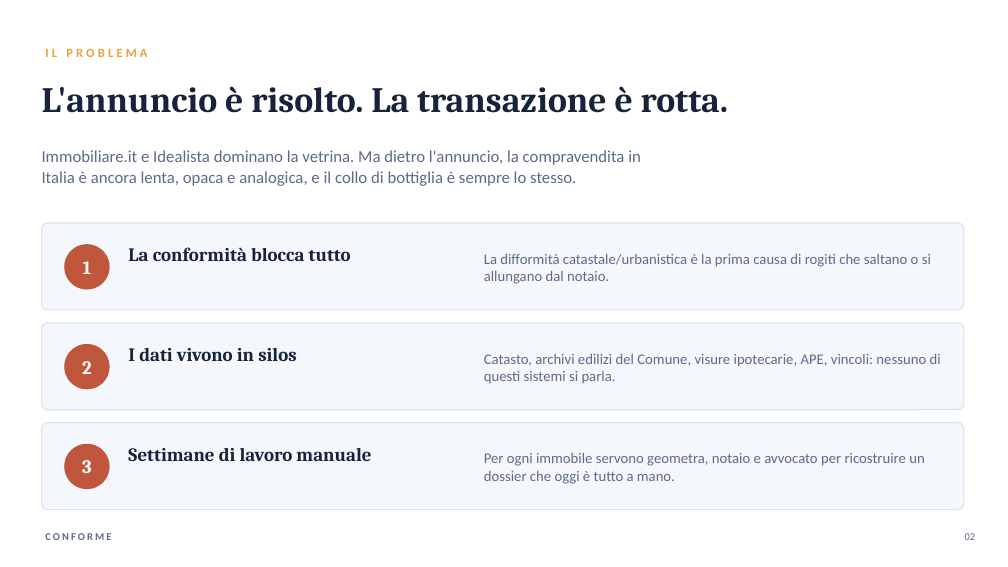
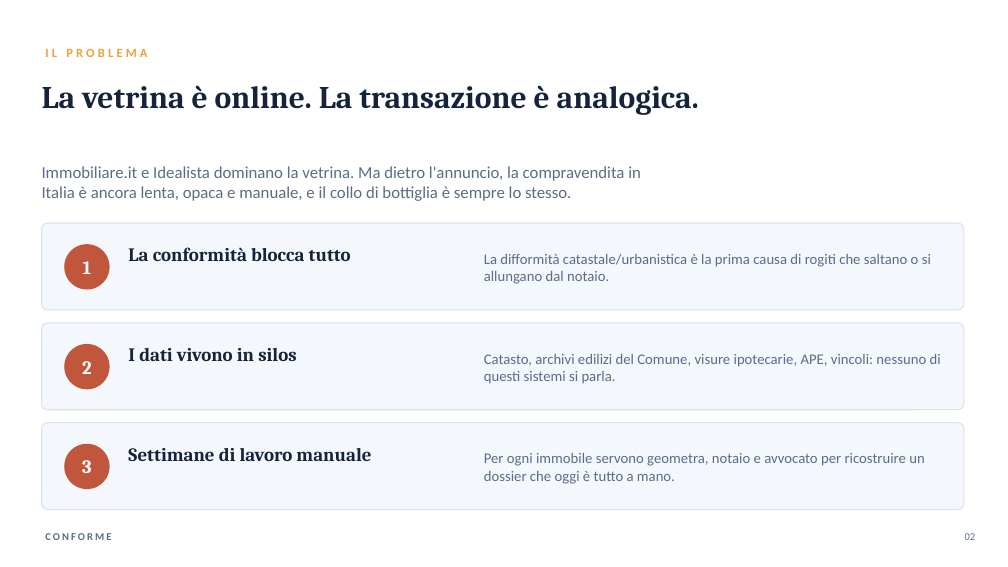
Before and after one commit to lucamartino-dev/Luca, a slide deck: slide 2 of proptech-deck/Conforme_Pitch.pptx. Drawn at 1008x567 pixels with LibreOffice and Linux fonts; fonts in the diff are those of the drawing. Boxes give left, top, right and bottom in pixels: in the first picture for what was removed or moved away, otherwise in the second. Text is boxed around its words. In the diff, an @@ line names an element or a change of style, - is before the commit and + after.

```diff
--- a/proptech-deck/Conforme_Pitch.pptx
+++ b/proptech-deck/Conforme_Pitch.pptx
@@ text at (42,85,699,115): text changed; size 34 to 30 pt @@
-L'annuncio è risolto. La transazione è rotta.
+La vetrina è online. La transazione è analogica.
@@ text at (42,166,641,201): text changed @@
-Immobiliare.it e Idealista dominano la vetrina. Ma dietro l'annuncio, la compravendita in Italia è ancora lenta, opaca e analogica, e il collo di bottiglia è sempre lo stesso.
+Immobiliare.it e Idealista dominano la vetrina. Ma dietro l'annuncio, la compravendita in Italia è ancora lenta, opaca e manuale, e il collo di bottiglia è sempre lo stesso.
```
Also in this commit, not shown: 4 other files.
